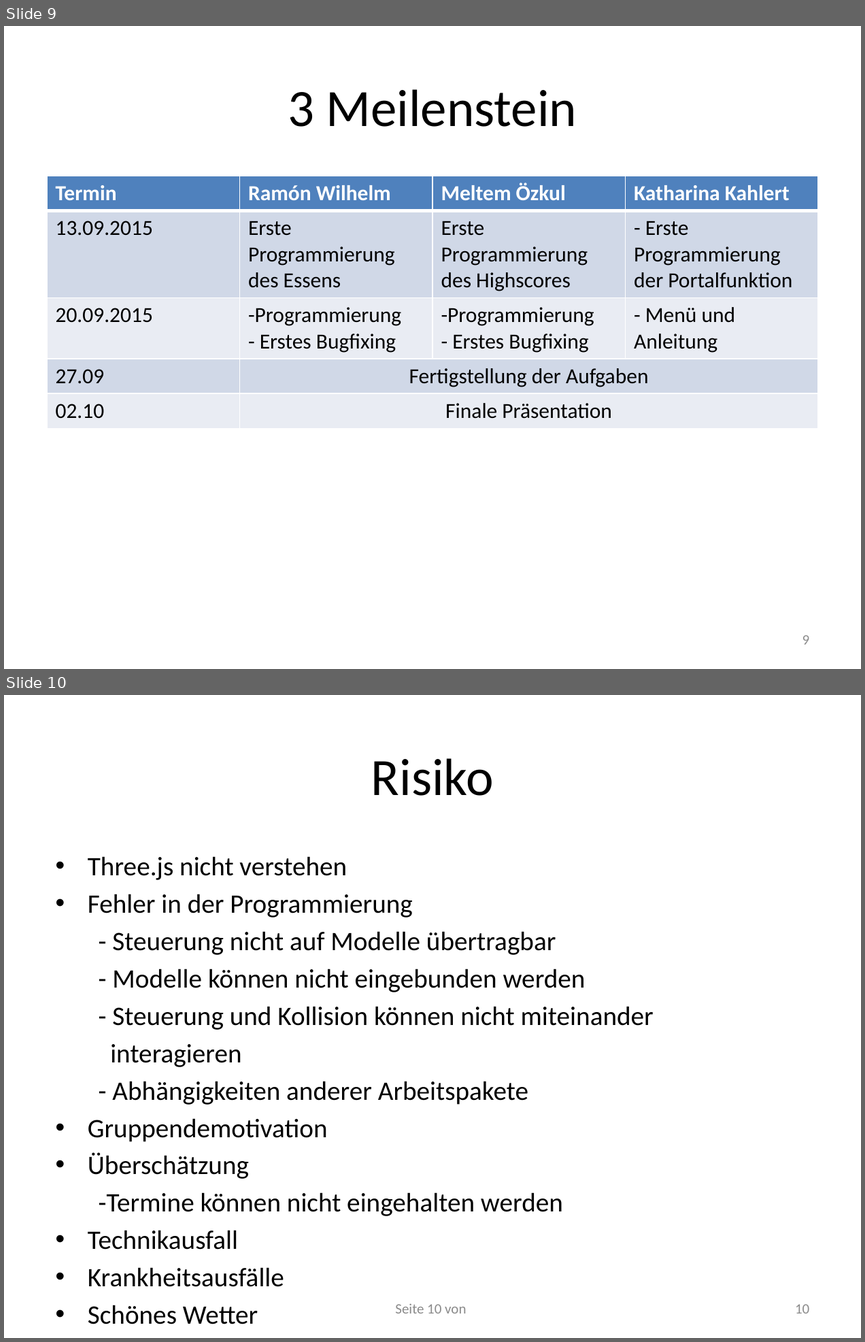
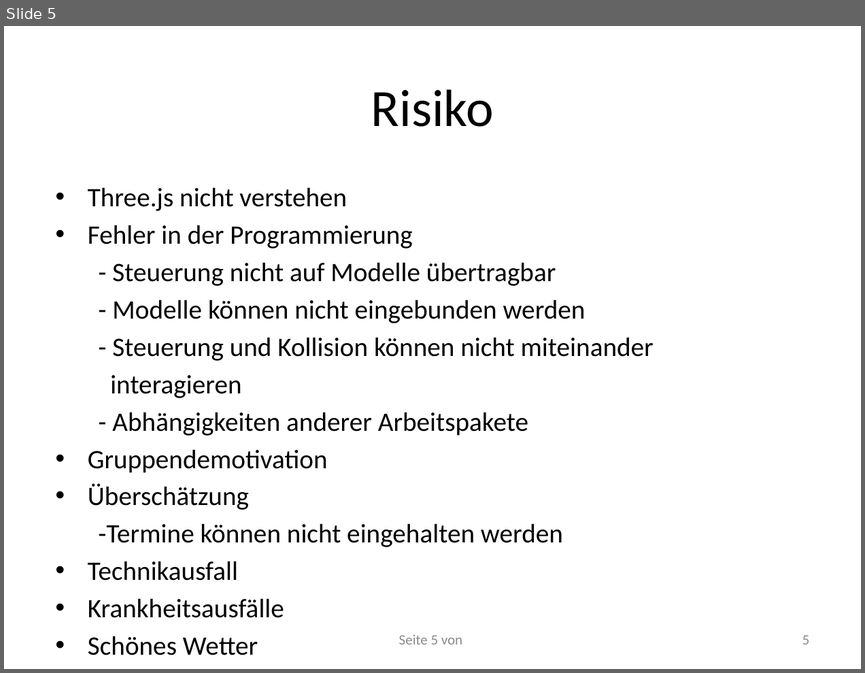
Before and after one commit to RamoramaInteractive/GDV-Projekt, a slide deck: Planungspraesentation-Mitte Juni/Planungspräsentation VálaKathi. 1.pptx. Shown one above the other, each under a label of ours: slides 9 and 10 before the commit, slide 5 after it. The pictures are 865x1342 and 865x673 pixels, drawn with LibreOffice and Linux fonts; fonts in the diff are those of the drawing. Boxes give left, top, right and bottom in pixels: in the first picture for what was removed or moved away, otherwise in the second. Text is boxed around its words. In the diff, an @@ line names an element or a change of style, - is before the commit and + after.

```diff
--- a/Planungspraesentation-Mitte Juni/Planungspräsentation VálaKathi. 1.pptx
+++ b/Planungspraesentation-Mitte Juni/Planungspräsentation VálaKathi. 1.pptx
@@ slide 9 removed at (x1=4, y1=26, x2=861, y2=669), background #FFFFFF @@
@@ title removed at (x1=288, y1=89, x2=577, y2=127) @@
-3 Meilenstein
@@ table removed at (x1=47, y1=176, x2=818, y2=426), 5 rows, 4 columns @@
-Termin | Ramón Wilhelm | Meltem Özkul | Katharina Kahlert
-13.09.2015 | Erste Programmierung des Essens | Erste Programmierung des Highscores | - Erste Programmierung der Portalfunktion
-20.09.2015 | -Programmierung / - Erstes Bugfixing | -Programmierung / - Erstes Bugfixing | - Menü und Anleitung
-27.09 | Fertigstellung der Aufgaben |  | 
-02.10 | Finale Präsentation |  | 
@@ page number removed at (x1=802, y1=635, x2=810, y2=644) @@
-9
@@ what was slide 10 is now slide 5 @@
@@ page number at (x1=399, y1=635, x2=462, y2=644): text changed @@
-Seite 10 von
+Seite 5 von
@@ page number at (x1=802, y1=635, x2=810, y2=644): text changed @@
-10
+5
```
Also in this commit, not shown: 1 slide changed, 4 other slides removed.
